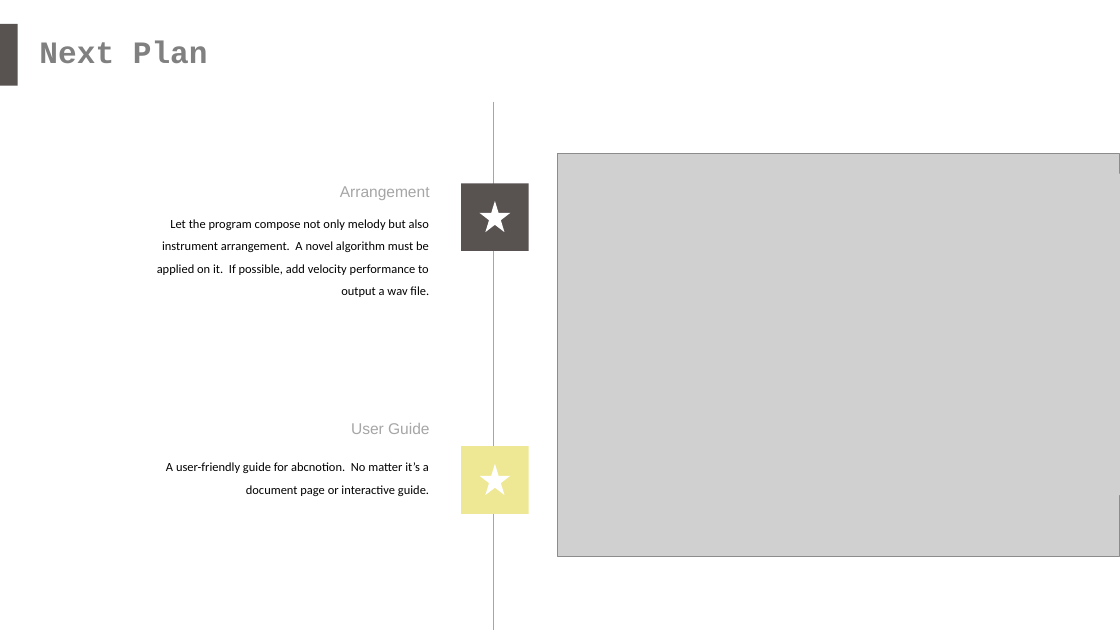
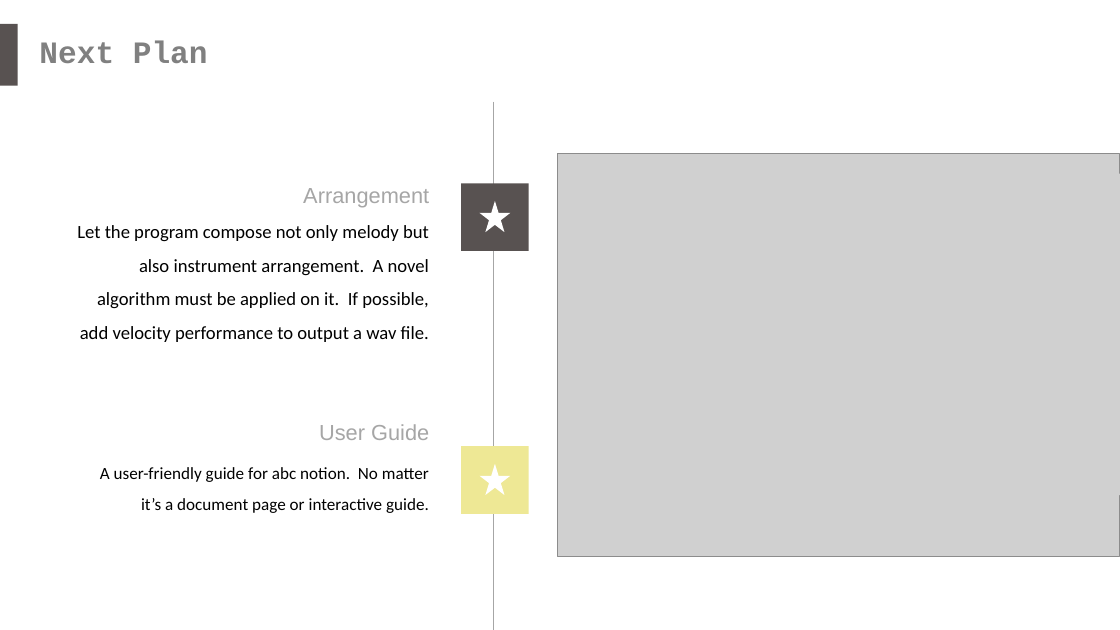
Before and after one commit to yippp/Musier, a slide deck: slide 14 of Pre-Final Pre/MusierPreFinal.pptx. Drawn at 1120x630 pixels with LibreOffice and Linux fonts; fonts in the diff are those of the drawing; grey boxes stand for pictures. Boxes give left, top, right and bottom in pixels: in the first picture for what was removed or moved away, otherwise in the second. Text is boxed around its words. In the diff, an @@ line names an element or a change of style, - is before the commit and + after.

Commit message:
improve the layout of ppt

```diff
--- a/Pre-Final Pre/MusierPreFinal.pptx
+++ b/Pre-Final Pre/MusierPreFinal.pptx
@@ text "Let the program compose not ...": place and size @@
-text "Let the program compose not ..." at [157,219,429,297]
+text "Let the program compose not ..." at [77,225,429,342]
@@ text "Let the program compose not ..." at [77,225,429,342]: size 8 to 12 pt @@
@@ text "Arrangement" at [303,188,429,208]: size 10 to 14 pt @@
@@ text "Arrangement": place and size @@
-text "Arrangement" at [340,186,430,200]
+text "Arrangement" at [303,188,429,208]
@@ text "User Guide": place and size @@
-text "User Guide" at [351,423,429,434]
+text "User Guide" at [319,424,429,440]
@@ text "User Guide" at [319,424,429,440]: size 10 to 14 pt @@
@@ text at [100,467,429,513]: text changed; size 8 to 11 pt @@
-A user-friendly guide for abcnotion. No matter it’s a document page or interactive guide.
+A user-friendly guide for abc notion. No matter it’s a document page or interactive guide.
```
Also in this commit, not shown: 4 other slides changed.
